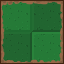
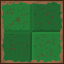
Two versions of the same layered image (64×64). Layer-by-layer changes:
painted on "Capa de pintura 7" over (5, 5, 57, 58)
showed "Capa de pintura 9" over (5, 5, 57, 58)
painted on "Capa de pintura 2" over (5, 5, 57, 58)
